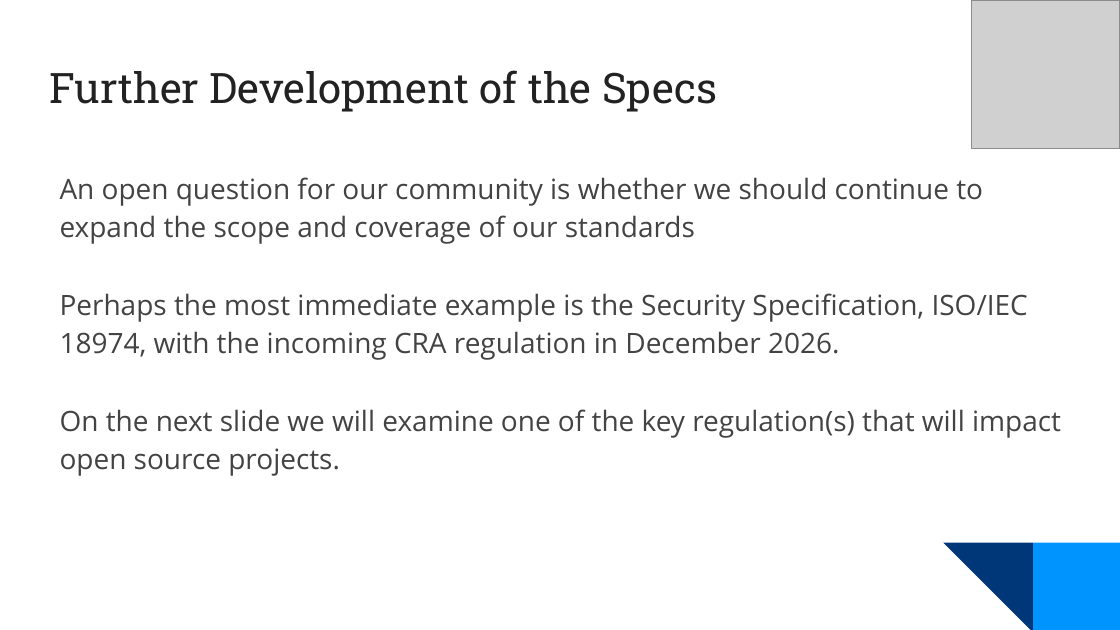
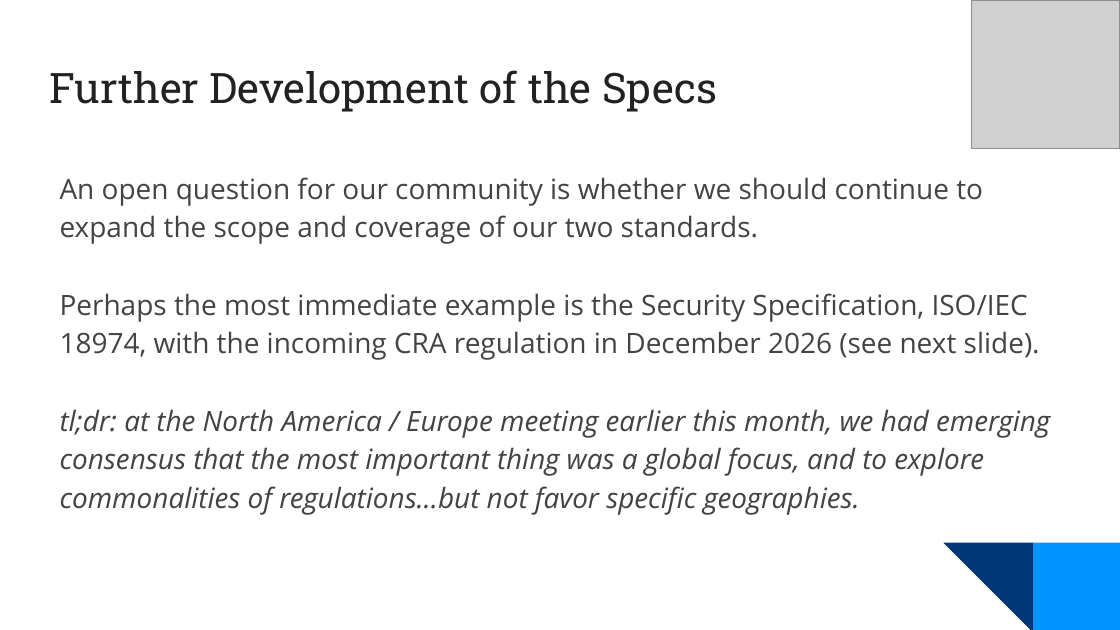
Before and after one commit to OpenChain-Project/Meeting-Slides, a slide deck: slide 9 of 2025/specification-education-monthly/2025-10-Europe-NA.pptx. Drawn at 1120x630 pixels with LibreOffice and Linux fonts; fonts in the diff are those of the drawing; grey boxes stand for pictures; background and template pictures are left out. Boxes give left, top, right and bottom in pixels: in the first picture for what was removed or moved away, otherwise in the second. Text is boxed around its words. In the diff, an @@ line names an element or a change of style, - is before the commit and + after.

```diff
--- a/2025/specification-education-monthly/2025-10-Europe-NA.pptx
+++ b/2025/specification-education-monthly/2025-10-Europe-NA.pptx
@@ text at [60,177,1050,515]: text changed @@
-An open question for our community is whether we should continue to expand the scope and coverage of our standards
-Perhaps the most immediate example is the Security Specification, ISO/IEC 18974, with the incoming CRA regulation in December 2026.
-On the next slide we will examine one of the key regulation(s) that will impact open source projects.
+An open question for our community is whether we should continue to expand the scope and coverage of our two standards.
+Perhaps the most immediate example is the Security Specification, ISO/IEC 18974, with the incoming CRA regulation in December 2026 (see next slide).
+tl;dr: at the North America / Europe meeting earlier this month, we had emerging consensus that the most important thing was a global focus, and to explore commonalities of regulations…but not favor specific geographies.
```
Also in this commit, not shown: 6 other slides changed.
